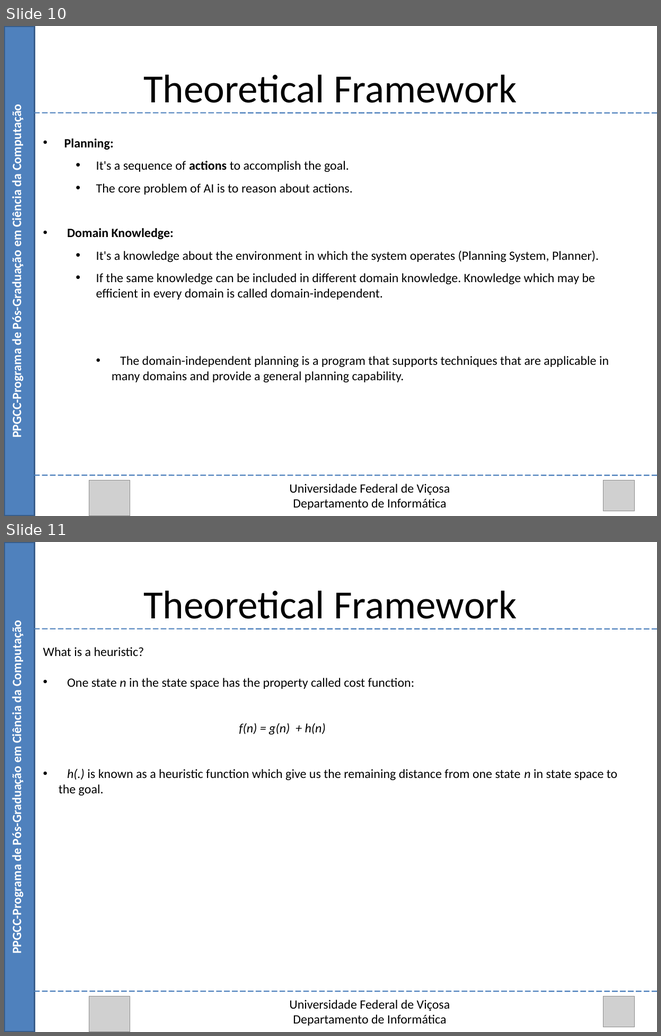
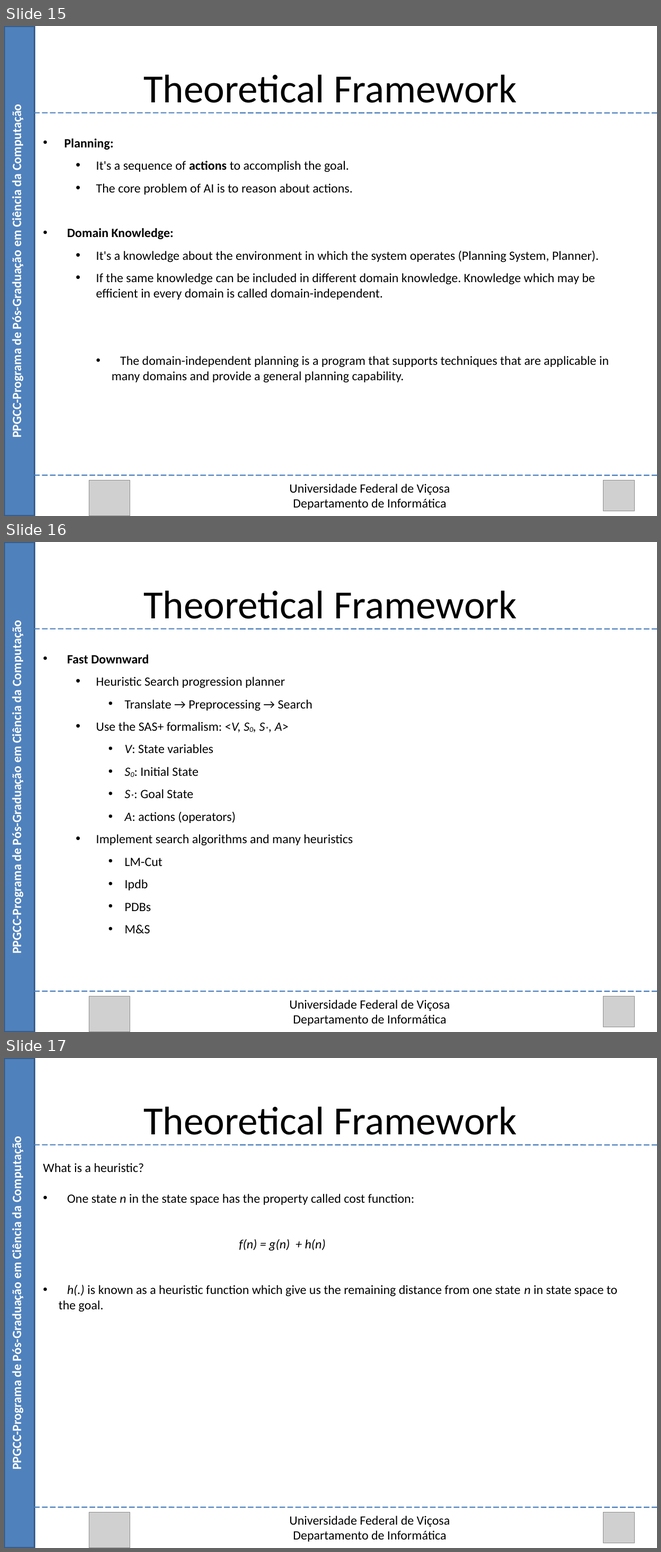
Before and after one commit to Marvinsky/research-marvin, a slide deck: latex/odp/selection heuristics.odp. Shown one above the other, each under a label of ours: slides 10 and 11 before the commit, slides 15, 16 and 17 after it. The pictures are 661x1036 and 661x1552 pixels, drawn with LibreOffice and Linux fonts; fonts in the diff are those of the drawing; grey boxes stand for pictures. Boxes give left, top, right and bottom in pixels: in the first picture for what was removed or moved away, otherwise in the second. Text is boxed around its words. In the diff, an @@ line names an element or a change of style, - is before the commit and + after.

Commit message:
10/08/15 selection heuristics opd

```diff
--- a/latex/odp/selection heuristics.odp
+++ b/latex/odp/selection heuristics.odp
@@ slide 16 added at [4,542,657,1032], background #FFFFFF @@
@@ rectangle added at [4,542,35,1032], fill #4F81BD, outline #385D8A 2.01 pt @@
@@ text added at [143,590,517,619], 44 pt, text #000000 @@
+Theoretical Framework
@@ text added at [9,626,24,951], 14 pt, text #FFFFFF, bold @@
+PPGCC-Programa de Pós-Graduação em Ciência da Computação
@@ line added from (35, 629) to (657, 629), #4A7EBB 1.25 pt @@
@@ text added at [67,654,353,933], 14 pt, text #000000 @@
+• Fast Downward
+  • Heuristic Search progression planner
+    • Translate → Preprocessing → Search
+  • Use the SAS+ formalism: <V, S0, S*, A>
+    • V: State variables
+    • S0: Initial State
+    • S*: Goal State
+    • A: actions (operators)
+  • Implement search algorithms and many heuristics
+    • LM-Cut
+    • Ipdb
+    • PDBs
+    • M&S
@@ line added from (35, 991) to (657, 991), #4A7EBB 1.25 pt @@
@@ picture added at [89,996,130,1032] @@
@@ text added at [289,999,450,1025], 14 pt, text #000000 @@
+Universidade Federal de Viçosa
+Departamento de Informática
@@ picture added at [603,996,634,1026] @@
@@ what was slide 10 is now slide 15 @@
@@ what was slide 11 is now slide 17 @@
```
Also in this commit, not shown: 7 slides changed, 5 other slides added, 1 other file.
